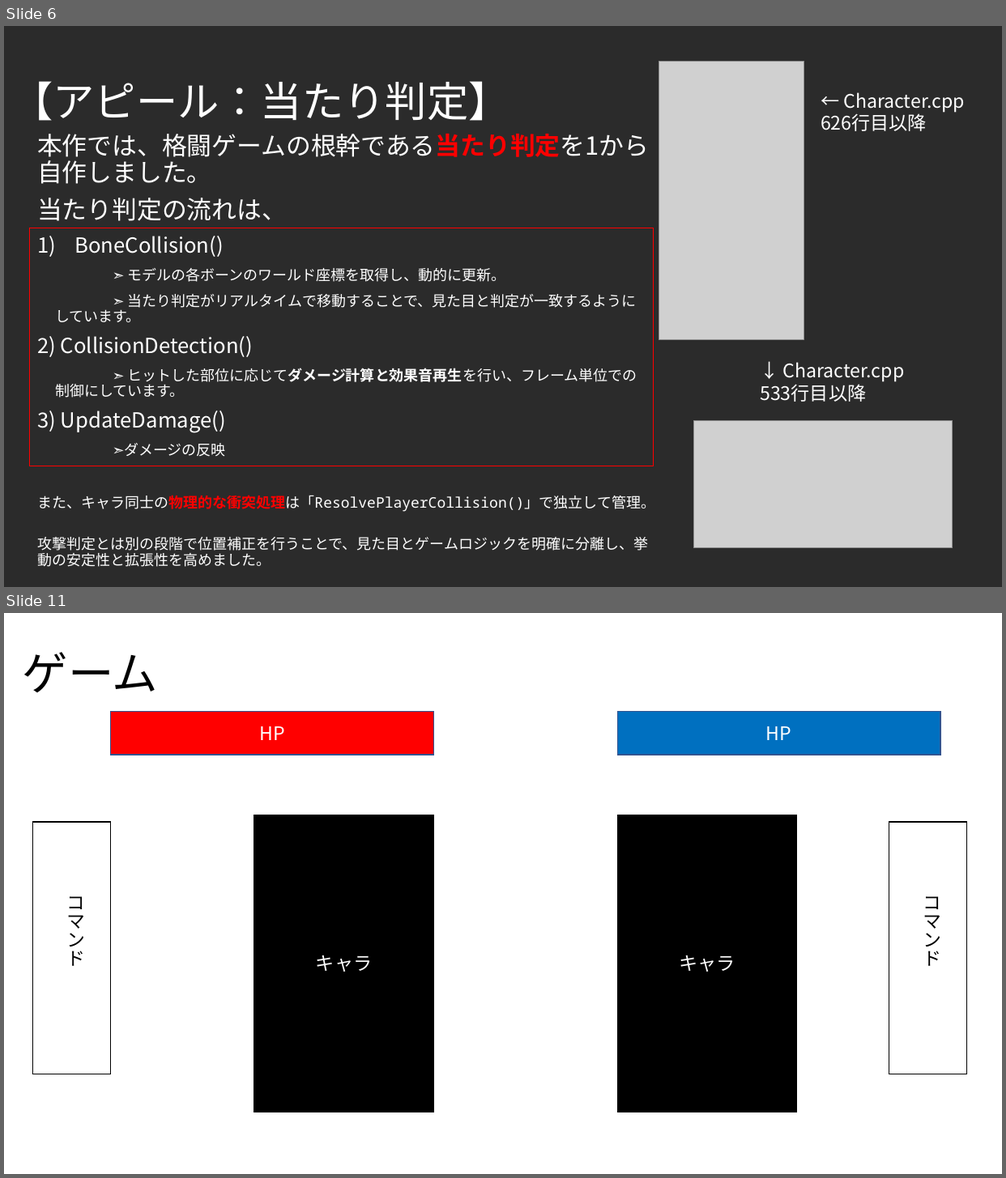
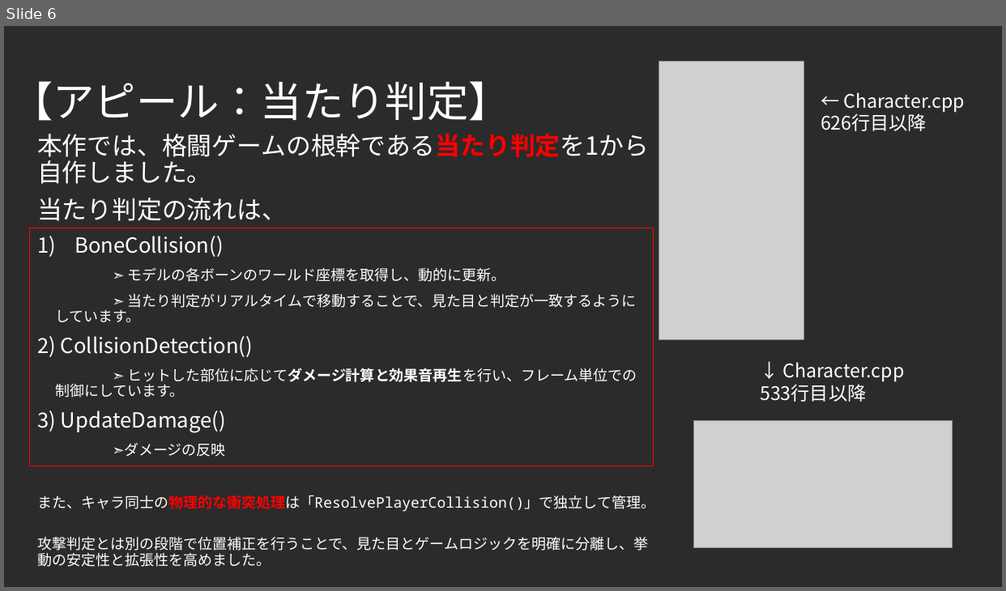
Before and after one commit to F0402Nishi/FightingGame, a slide deck: 仕様書.pptx. Shown one above the other, each under a label of ours: slides 6 and 11 before the commit, slide 6 after it; the slides between them are not shown. The pictures are 1006x1178 and 1006x591 pixels, drawn with LibreOffice and Linux fonts; fonts in the diff are those of the drawing; grey boxes stand for pictures; background and template pictures are left out; a plain dark background stands for a picture behind light text. Boxes give left, top, right and bottom in pixels: in the first picture for what was removed or moved away, otherwise in the second. Text is boxed around its words. In the diff, an @@ line names an element or a change of style, - is before the commit and + after.

```diff
--- a/仕様書.pptx
+++ b/仕様書.pptx
@@ slide 11 removed at box(4, 613, 1002, 1174), background #FFFFFF @@
@@ title removed at box(23, 652, 159, 692) @@
-ゲーム
@@ rectangle removed at box(111, 711, 434, 755) @@
-HP
@@ rectangle removed at box(618, 711, 940, 755) @@
-HP
@@ rectangle removed at box(32, 822, 110, 1075) @@
@@ rectangle removed at box(254, 815, 434, 1112) @@
-キャラ
@@ rectangle removed at box(618, 815, 798, 1112) @@
-キャラ
@@ rectangle removed at box(889, 822, 967, 1075) @@
-コマンド
@@ text removed at box(67, 897, 86, 966) @@
-コマンド
@@ text removed at box(900, 915, 956, 960) @@
-コマンド
```
Also in this commit, not shown: 1 slide changed, 3 slides added, 4 other slides removed.
